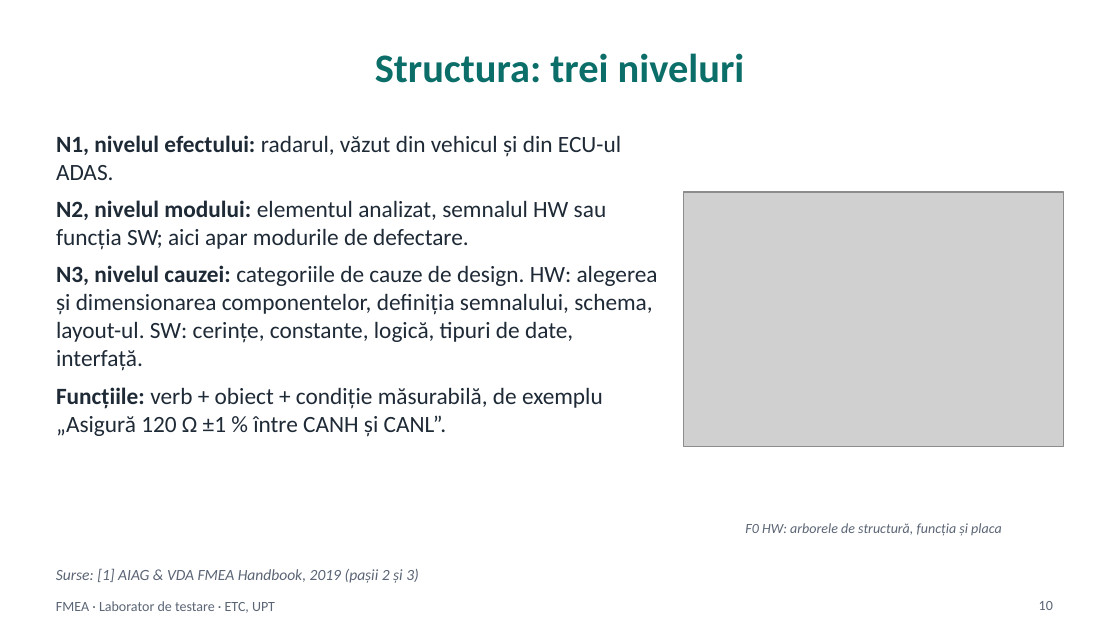
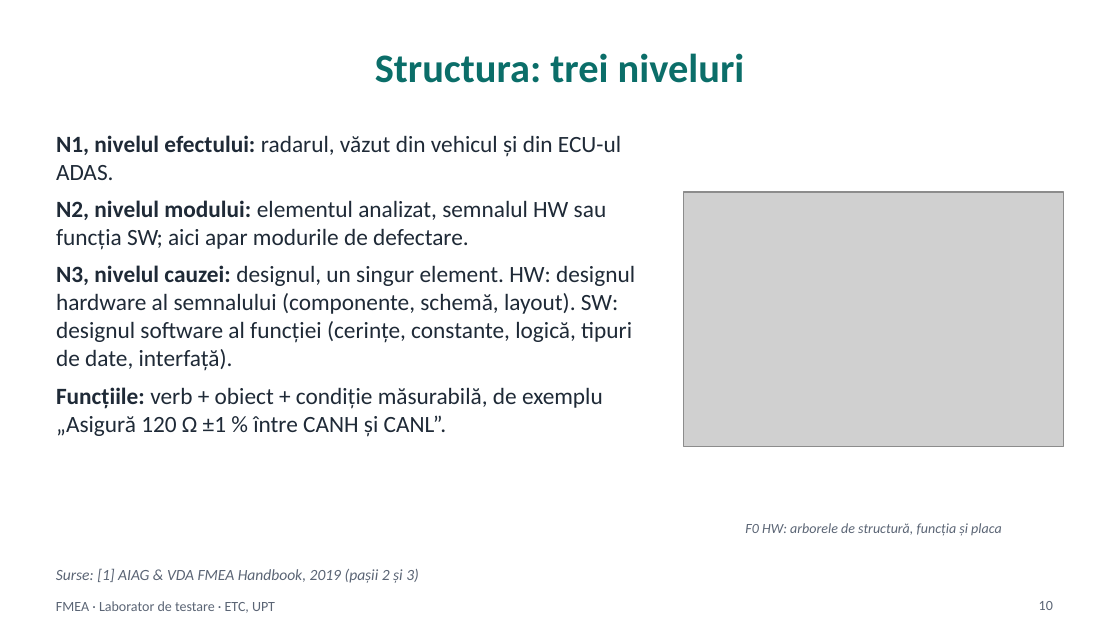
Before and after one commit to madalinatolontan1-ai/sw-tca-lab, a slide deck: slide 10 of materials/fmea_deck_src/FMEA_curs_RO_draft.pptx. Drawn at 1120x630 pixels with LibreOffice and Linux fonts; fonts in the diff are those of the drawing; grey boxes stand for pictures. Boxes give left, top, right and bottom in pixels: in the first picture for what was removed or moved away, otherwise in the second. Text is boxed around its words. In the diff, an @@ line names an element or a change of style, - is before the commit and + after.

```diff
--- a/materials/fmea_deck_src/FMEA_curs_RO_draft.pptx
+++ b/materials/fmea_deck_src/FMEA_curs_RO_draft.pptx
@@ text at [56,265,635,370]: text changed @@
-• N3, nivelul cauzei: categoriile de cauze de design. HW: alegerea și dimensionarea componentelor, definiția semnalului, schema, layout-ul. SW: cerințe, constante, logică, tipuri de date, interfață.
+• N3, nivelul cauzei: designul, un singur element. HW: designul hardware al semnalului (componente, schemă, layout). SW: designul software al funcției (cerințe, constante, logică, tipuri de date, interfață).
```
Also in this commit, not shown: 3 other slides changed, 21 other files.
